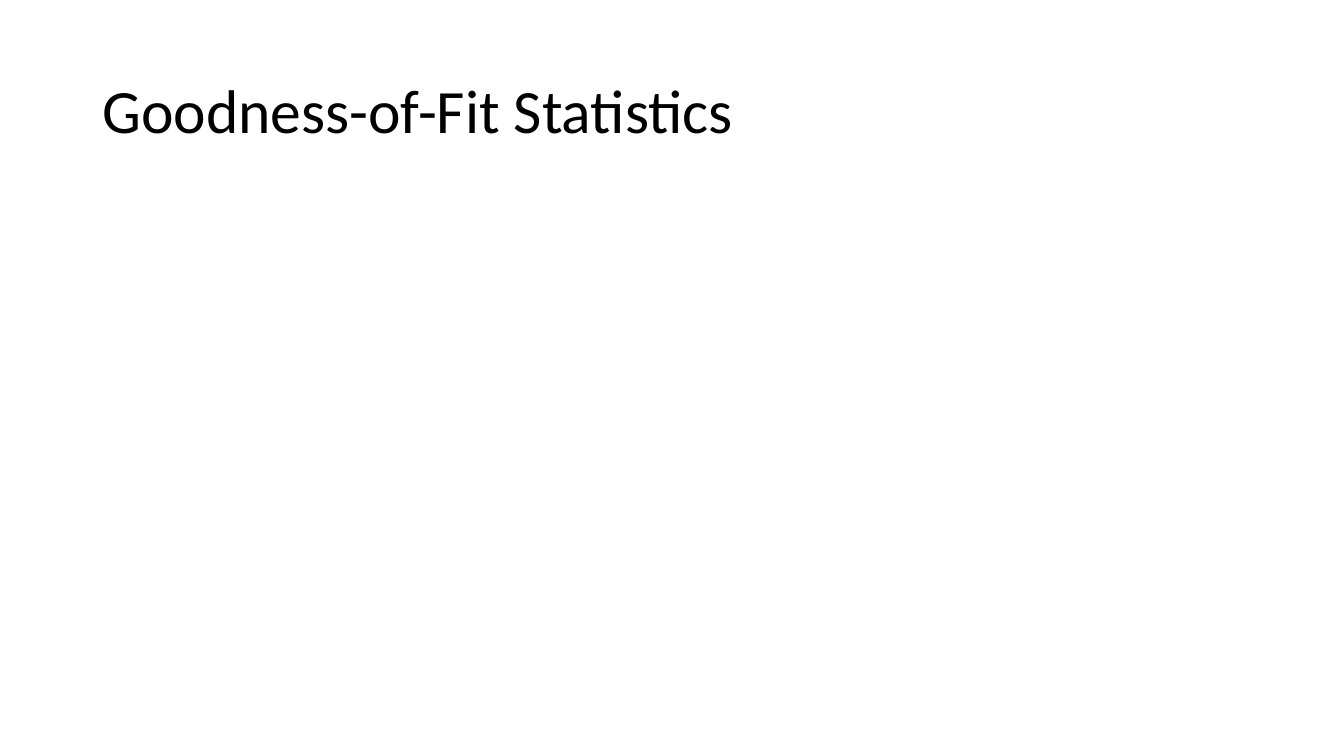
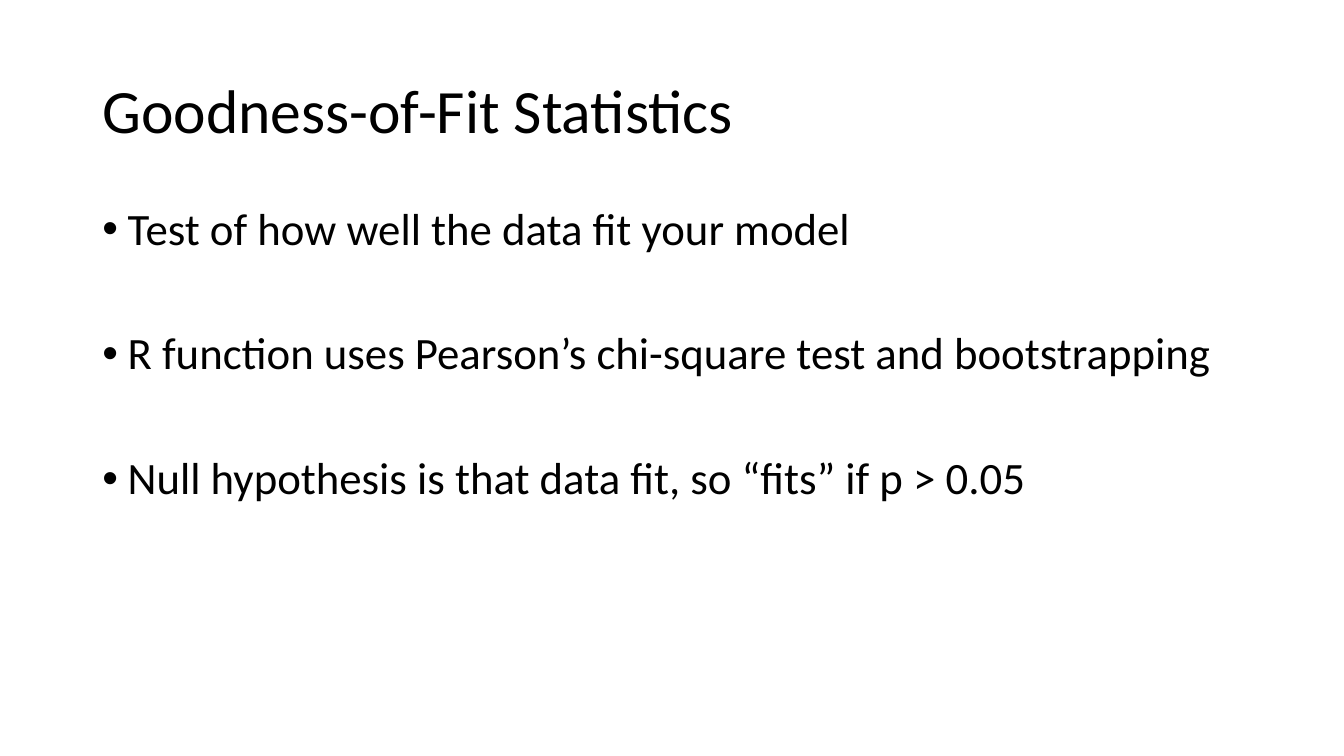
Before and after one commit to evanmadams/NAOC2020-Count-Data-Workshop, a slide deck: slide 6 of lessons/Nmix advanced.pptx (slide 5 before the commit). Drawn at 1344x756 pixels with LibreOffice and Linux fonts; fonts in the diff are those of the drawing. Boxes give left, top, right and bottom in pixels: in the first picture for what was removed or moved away, otherwise in the second. Text is boxed around its words. In the diff, an @@ line names an element or a change of style, - is before the commit and + after.

```diff
--- a/lessons/Nmix advanced.pptx
+++ b/lessons/Nmix advanced.pptx
@@ text added at (128,214,1210,502), 32 pt, text #000000 @@
+• Test of how well the data fit your model
+• R function uses Pearson’s chi-square test and bootstrapping
+• Null hypothesis is that data fit, so “fits” if p > 0.05
```
Also in this commit, not shown: 3 other slides changed, 5 slides added, 6 slides removed, 2 other files.
